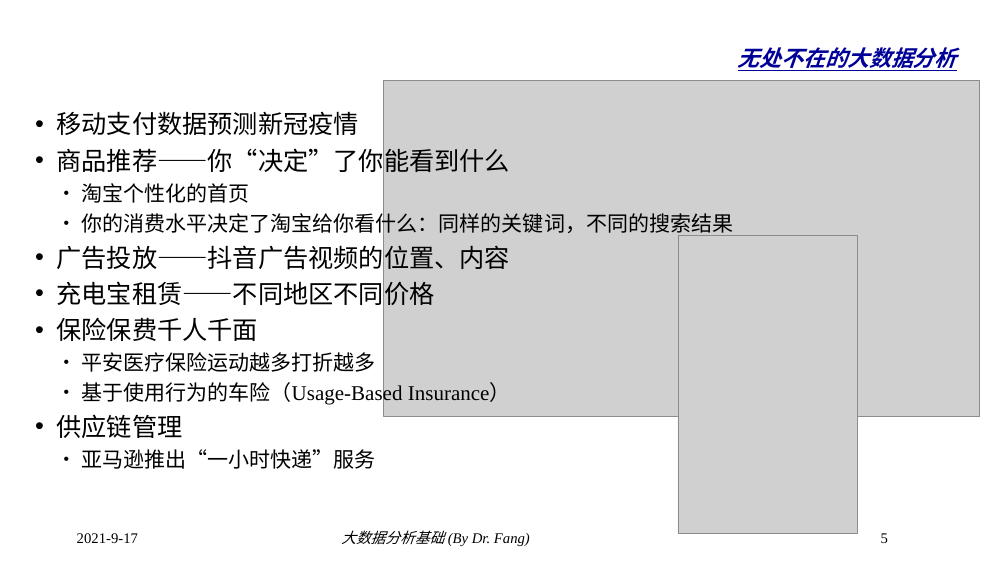
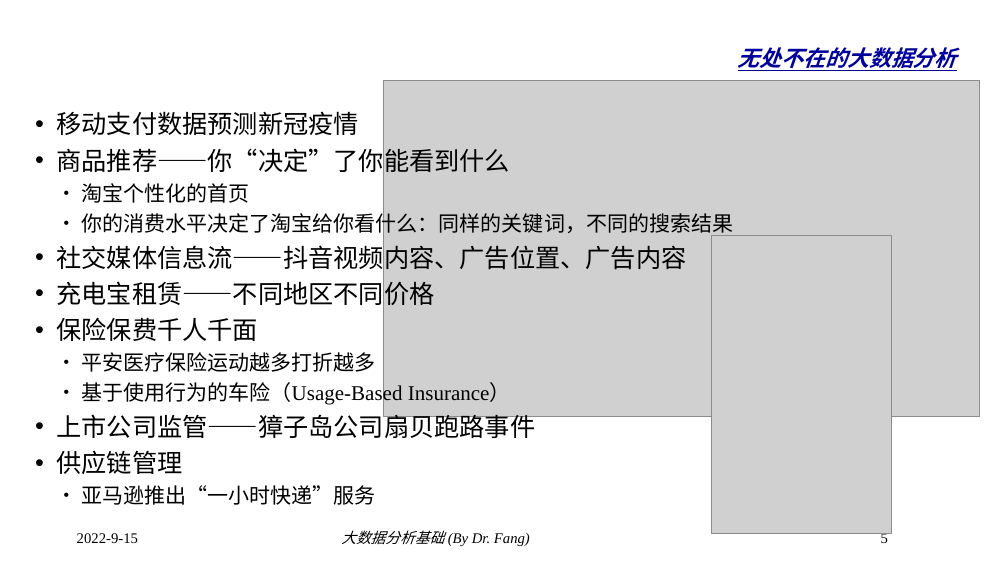
Before and after one commit to dr-fang/BDA, a slide deck: slide 5 of slides/1_Introduction.pptx. Drawn at 1008x567 pixels with LibreOffice and Linux fonts; fonts in the diff are those of the drawing; grey boxes stand for pictures; background and template pictures are left out. Boxes give left, top, right and bottom in pixels: in the first picture for what was removed or moved away, otherwise in the second. Text is boxed around its words. In the diff, an @@ line names an element or a change of style, - is before the commit and + after.

```diff
--- a/slides/1_Introduction.pptx
+++ b/slides/1_Introduction.pptx
@@ picture: place and size @@
-picture at [678, 236, 858, 534]
+picture at [712, 236, 892, 534]
@@ text at [56, 241, 686, 274]: text changed @@
-• 广告投放——抖音广告视频的位置、内容
+• 社交媒体信息流——抖音视频内容、广告位置、广告内容
@@ text at [56, 410, 535, 438]: paragraph added @@
+• 上市公司监管——獐子岛公司扇贝跑路事件
@@ text at [77, 533, 138, 543]: text changed @@
-2021-9-17
+2022-9-15
```
Also in this commit, not shown: 22 other slides changed, 2 slides added.
